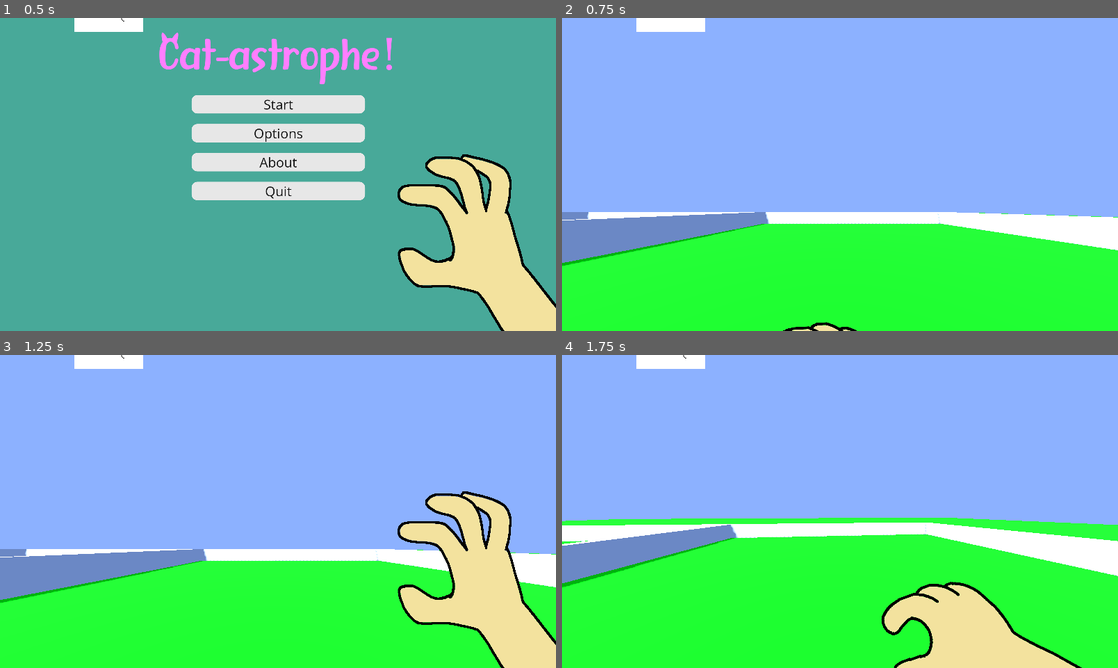
Above: before the commit, frames 1-4 (two rows, left to right).
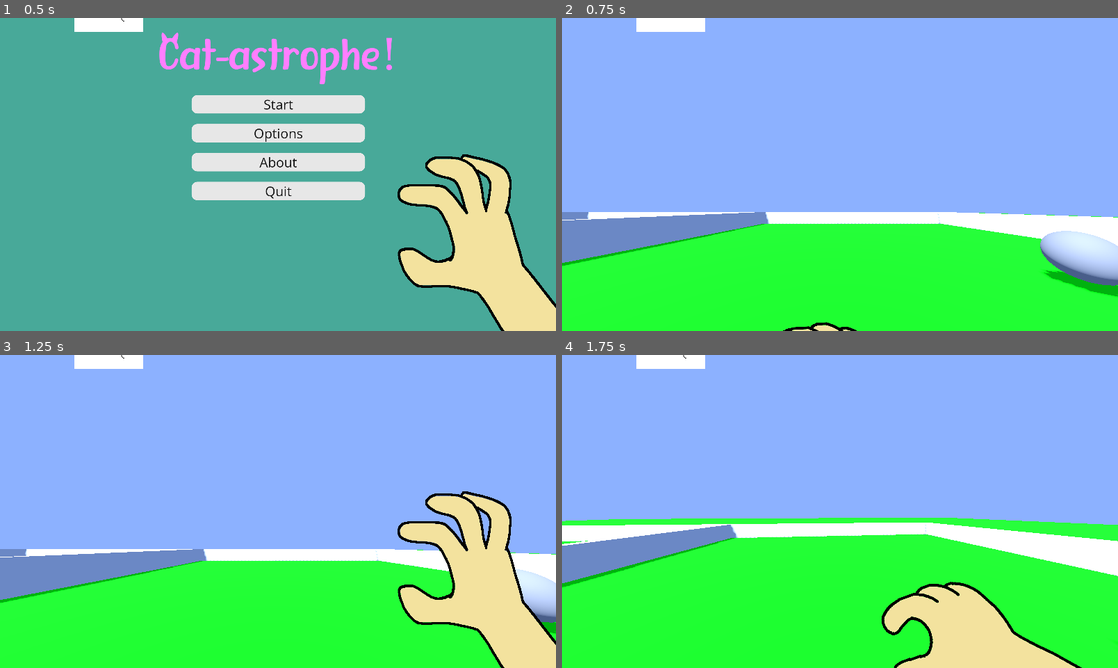
Above: after the commit, the same moments.

Repository: Agent-Maxwell/LudumDare56
Game: Godot game, scene res://world.tscn
Same seed, same stepped clock (60 frames per second), same inputs: the game is played once before the commit and once after it.
Inputs (mouse positions are in pixels of both pictures, inside the frame that each line leads up to):
- Up to frame 1 (0.5 s): no input
- Up to frame 2 (0.75 s): click "Start" at 0.5 s
- Up to frame 3 (1.25 s): no input
- Up to frame 4 (1.75 s): move the mouse to (867, 511) at 1.27 s; hold W (move_forwards) from 1.28 s (still down); click (867, 511) at 1.35 s; tap Space (jump) at 1.52 s

Frame 1 is identical in both runs. In frame 2, 2.2% of the frame differs, in the area x 86-100%, y 68-90%; in frame 3, 0.9%; in frame 4, less than 0.1%.

Commit message:
Update level_data.gd

Diff:
--- a/level_data.gd
+++ b/level_data.gd
@@ -1,7 +1,7 @@
 extends Node
 
 #amount of cats for each level
-var catAmount = [1,2,5]
+var catAmount = [5,10,15]
 
 #obstacles to unhide for each level
 #format [array0(level 0)[obstaclename1, obstaclename2, etc], array1(level 1)[obstaclename1, obstaclename2, etc], [etc]]
